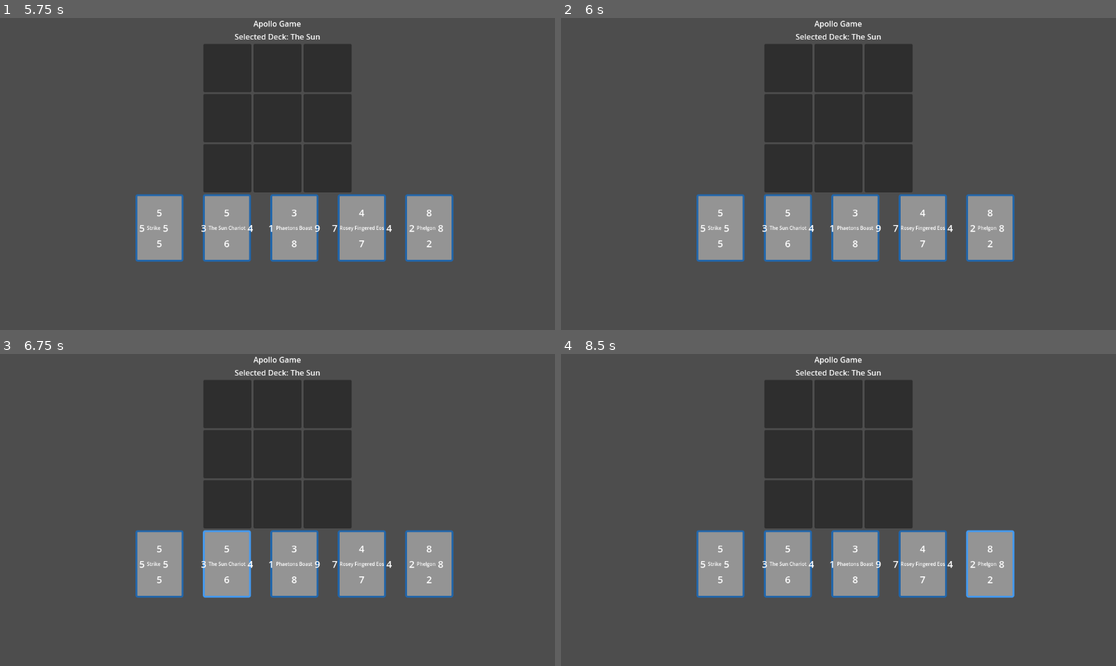
Above: before the commit, frames 1-4 (two rows, left to right).
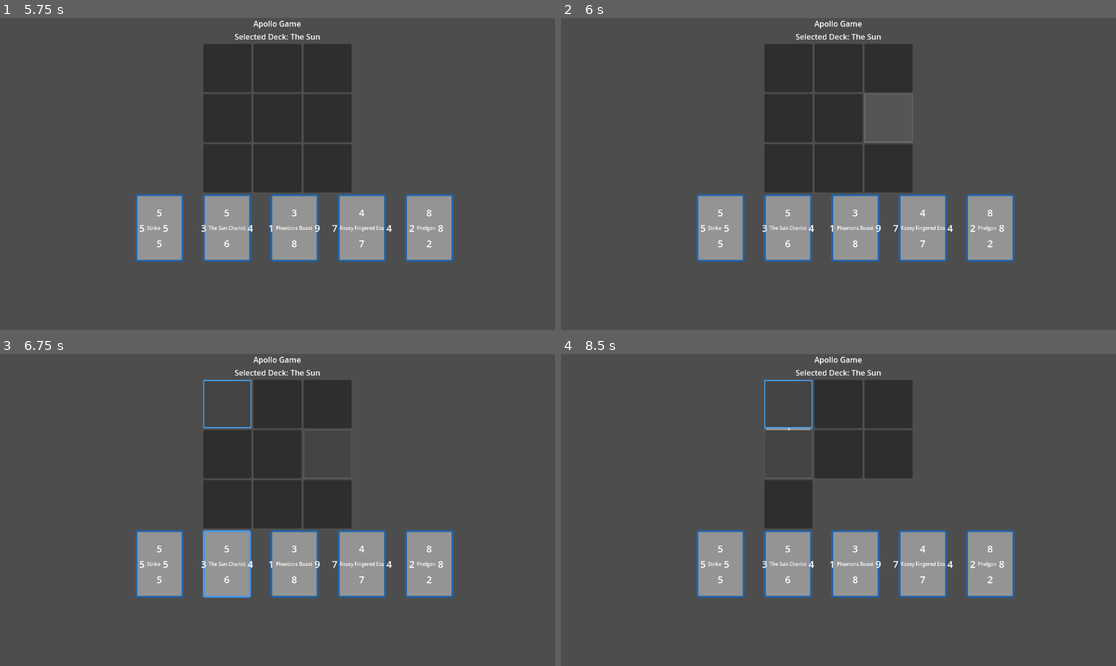
Above: after the commit, the same moments.

Repository: leslieharding/Mnemosyne
Game: Godot game, scene res://Scenes/MainMenu.tscn
The game is run twice, just before and just after one commit, with the same random seed, the same clock (stepped at 60 frames per second) and the same inputs. The project has no main scene, so this scene is started directly.
Inputs (mouse positions are in pixels of both pictures, inside the frame that each line leads up to):
- Up to frame 1 (5.75 s): click "New Game" at 0.5 s; click "New Game" at 1.25 s; click "Apollo" at 2 s; click "The Sun" at 2.75 s; click "Start Game" at 3.5 s; tap Enter (ui_accept) at 4.25, 4.52, 4.82, 5, 5.27, 5.57 s; move the mouse to (399, 158) at 4.27 s; hold Right (ui_right) 4.28-5.03 s; hold A (ui_a, bound only after the commit) 4.28-5.03 s; click (399, 158) at 4.42 s; tap D (ui_d, bound only after the commit) at 4.55, 5.1 s; move the mouse to (166, 189) at 5.02 s; hold Down (ui_down) from 5.03 s (still down); click (166, 189) at 5.17 s; tap S (ui_s, bound only after the commit) at 5.3 s
- Up to frame 2 (6 s): tap Enter (ui_accept) at 5.75 s; move the mouse to (894, 105) at 5.77 s; release Down (ui_down) at 5.78 s; hold Right (ui_right) from 5.78 s (still down); hold S (ui_s, bound only after the commit) from 5.78 s (still down); click (894, 105) at 5.92 s
- Up to frame 3 (6.75 s): tap W (ui_w, bound only after the commit) at 6.05, 6.6 s; tap Enter (ui_accept) at 6.5 s; move the mouse to (249, 572) at 6.52 s; release Right (ui_right) at 6.53 s; release S (ui_s, bound only after the commit) at 6.53 s; hold Up (ui_up) from 6.53 s (still down); click (249, 572) at 6.67 s
- Up to frame 4 (8.5 s): tap Enter (ui_accept) at 6.77, 6.8, 7.07, 7.25, 8.27 s; move the mouse to (1005, 556) at 7.27 s; release Up (ui_up) at 7.28 s; hold Enter (ui_accept) 7.28-8.03 s; hold Left (ui_left) from 7.28 s (still down); click (1005, 556) at 7.42 s; tap A (ui_a, bound only after the commit) at 7.55, 8.1 s; move the mouse to (672, 463) at 8.02 s; click (672, 463) at 8.17 s; tap D (ui_d, bound only after the commit) at 8.3 s

Frame 1 is identical in both runs. In frame 2, 1.3% of the frame differs, in the area x 54-64%, y 24-40%; in frame 3, 0.2%; in frame 4, 3.2%, in the area x 36-82%, y 8-79%.
Error after the commit: Invalid assignment of property or key 'text' with value of type 'String' on a base object of type 'Nil'. (res://Scripts/card_display.gd:41)

Commit message:
x

Diff:
--- a/Scripts/apollo_game.gd
+++ b/Scripts/apollo_game.gd
@@ -6,12 +6,27 @@
 var selected_deck_index: int = -1
 var selected_card_index: int = -1
 
+# Grid navigation variables
+var current_grid_index: int = -1  # Current selected grid position
+var grid_size: int = 3  # 3x3 grid
+var grid_slots: Array = []  # References to grid slot panels
+var grid_occupied: Array = []  # Track which slots have cards
+
+# Selected card visuals
+var selected_grid_style: StyleBoxFlat
+var default_grid_style: StyleBoxFlat
+var hover_grid_style: StyleBoxFlat
+
 # Reference to the card hand
 @onready var hand_container = $VBoxContainer/HBoxContainer
+@onready var board_container = $VBoxContainer/GameGrid
 
 func _ready():
 	# Initialize game board
 	setup_empty_board()
+
+	# Create styles for grid selection
+	create_grid_styles()
 
 	# Get the selected deck from Apollo scene
 	var params = get_scene_params()
@@ -21,6 +36,79 @@
 	else:
 		push_error("No deck was selected!")
 
+	# Set up input handling
+	set_process_input(true)
+
+# Set up input processing for keyboard navigation
+func _input(event):
+	# Only process input if a card is selected
+	if selected_card_index == -1 or current_grid_index == -1:
+		return
+
+	# Arrow key / WASD navigation
+	if event.is_action_pressed("ui_up") or event.is_action_pressed("ui_w"):
+		move_grid_selection(0, -1)
+	elif event.is_action_pressed("ui_down") or event.is_action_pressed("ui_s"):
+		move_grid_selection(0, 1)
+	elif event.is_action_pressed("ui_left") or event.is_action_pressed("ui_a"):
+		move_grid_selection(-1, 0)
+	elif event.is_action_pressed("ui_right") or event.is_action_pressed("ui_d"):
+		move_grid_selection(1, 0)
+
+	# Confirm placement with Enter/Space
+	if event.is_action_pressed("ui_accept"):
+		place_card_on_grid()
+
+# Helper to move grid selection based on direction
+func move_grid_selection(dx: int, dy: int):
+	# Calculate new position
+	var current_x = current_grid_index % grid_size
+	var current_y = current_grid_index / grid_size
+
+	var new_x = clamp(current_x + dx, 0, grid_size - 1)
+	var new_y = clamp(current_y + dy, 0, grid_size - 1)
+
+	var new_index = new_y * grid_size + new_x
+
+	# Check if the new position is different and not already occupied
+	if new_index != current_grid_index and not grid_occupied[new_index]:
+		# Deselect current grid
+		if current_grid_index != -1:
+			grid_slots[current_grid_index].add_theme_stylebox_override("panel", default_grid_style)
+
+		# Select new grid
+		current_grid_index = new_index
+		grid_slots[current_grid_index].add_theme_stylebox_override("panel", selected_grid_style)
+
+# Create the different styles for grid slots
+func create_grid_styles():
+	# Default style (empty slot)
+	default_grid_style = StyleBoxFlat.new()
+	default_grid_style.bg_color = Color("#444444")
+	default_grid_style.border_width_left = 1
+	default_grid_style.border_width_top = 1
+	default_grid_style.border_width_right = 1
+	default_grid_style.border_width_bottom = 1
+	default_grid_style.border_color = Color("#666666")
+
+	# Selected style (currently highlighted slot)
+	selected_grid_style = StyleBoxFlat.new()
+	selected_grid_style.bg_color = Color("#444444")
+	selected_grid_style.border_width_left = 2
+	selected_grid_style.border_width_top = 2
+	selected_grid_style.border_width_right = 2
+	selected_grid_style.border_width_bottom = 2
+	selected_grid_style.border_color = Color("#44AAFF")  # Bright blue highlight
+
+	# Hover style
+	hover_grid_style = StyleBoxFlat.new()
+	hover_grid_style.bg_color = Color("#555555")
+	hover_grid_style.border_width_left = 1
+	hover_grid_style.border_width_top = 1
+	hover_grid_style.border_width_right = 1
+	hover_grid_style.border_width_bottom = 1
+	hover_grid_style.border_color = Color("#888888")
+
 # Helper to get passed parameters from previous scene
 func get_scene_params() -> Dictionary:
 	# Check for parameters passed to this scene
@@ -31,21 +119,34 @@
 # Setup the empty 3x3 board
 func setup_empty_board():
 	# Find the GridContainer for the board
-	var board_container = $VBoxContainer/GameGrid
-
-	# Make sure it's configured as 3x3
-	board_container.columns = 3
+	board_container.columns = grid_size
 
 	# Clear any existing children
 	for child in board_container.get_children():
 		child.queue_free()
 
+	# Clear tracking arrays
+	grid_slots.clear()
+	grid_occupied.clear()
+
 	# Add 9 empty slots
-	for i in range(9):
+	for i in range(grid_size * grid_size):
 		var slot = Panel.new()
 		slot.custom_minimum_size = Vector2(100, 100)
 		slot.name = "Slot" + str(i)
+
+		# Connect mouse signals for hover and click
+		slot.mouse_entered.connect(_on_grid_mouse_entered.bind(i))
+		slot.mouse_exited.connect(_on_grid_mouse_exited.bind(i))
+		slot.gui_input.connect(_on_grid_gui_input.bind(i))
+
+		# Add to board and tracking
 		board_container.add_child(slot)
+		grid_slots.append(slot)
+		grid_occupied.append(false)
+
+		# Apply default style
+		slot.add_theme_stylebox_override("panel", default_grid_style)
 
 # Load player's selected deck
 func load_player_deck(deck_index: int):
@@ -115,3 +216,86 @@
 			card_display.select()
 			selected_card_index = card_index
 			print("Selected card: ", player_deck[card_index].card_name)
+
+			# Initialize grid selection if not already set
+			if current_grid_index == -1:
+				# Find the first unoccupied grid slot
+				for i in range(grid_slots.size()):
+					if not grid_occupied[i]:
+						current_grid_index = i
+						grid_slots[i].add_theme_stylebox_override("panel", selected_grid_style)
+						break
+
+# Grid hover handlers
+func _on_grid_mouse_entered(grid_index):
+	# Only apply hover effect if not selected and not occupied
+	if grid_index != current_grid_index and not grid_occupied[grid_index]:
+		grid_slots[grid_index].add_theme_stylebox_override("panel", hover_grid_style)
+
+func _on_grid_mouse_exited(grid_index):
+	# Restore default style if not the currently selected one
+	if grid_index != current_grid_index and not grid_occupied[grid_index]:
+		grid_slots[grid_index].add_theme_stylebox_override("panel", default_grid_style)
+
+# Grid click handler
+func _on_grid_gui_input(event, grid_index):
+	if event is InputEventMouseButton:
+		if event.button_index == MOUSE_BUTTON_LEFT and event.pressed:
+			# Only select if a card is selected and grid is not occupied
+			if selected_card_index != -1 and not grid_occupied[grid_index]:
+				# Deselect current selection
+				if current_grid_index != -1:
+					grid_slots[current_grid_index].add_theme_stylebox_override("panel", default_grid_style)
+
+				# Select new grid
+				current_grid_index = grid_index
+				grid_slots[grid_index].add_theme_stylebox_override("panel", selected_grid_style)
+
+			# Double-click to place
+			if event.double_click and selected_card_index != -1 and current_grid_index == grid_index:
+				place_card_on_grid()
+
+# Place the selected card on the selected grid
+func place_card_on_grid():
+	if selected_card_index == -1 or current_grid_index == -1:
+		return
+
+	if grid_occupied[current_grid_index]:
+		print("Grid slot is already occupied!")
+		return
+
+	# Mark the grid as occupied
+	grid_occupied[current_grid_index] = true
+
+	# Create a card display for the grid
+	var card_display = preload("res://Scenes/CardDisplay.tscn").instantiate()
+
+	# Remove the current panel
+	grid_slots[current_grid_index].queue_free()
+
+	# Replace with card display
+	card_display.setup(player_deck[selected_card_index])
+	board_container.add_child(card_display)
+	board_container.move_child(card_display, current_grid_index)
+
+	# Update grid slot reference
+	grid_slots[current_grid_index] = card_display
+
+	# Reset selection
+	selected_card_index = -1
+	current_grid_index = -1
+
+	# Find the next available grid slot
+	for i in range(grid_slots.size()):
+		if not grid_occupied[i]:
+			current_grid_index = i
+			grid_slots[i].add_theme_stylebox_override("panel", selected_grid_style)
+			break
+
+	# Deselect card in hand
+	var cards_container = hand_container.get_node("CardsContainer")
+	for child in cards_container.get_children():
+		if child is CardDisplay and child.is_selected:
+			child.deselect()
+
+	print("Card placed on grid at position", current_grid_index)
--- a/project.godot
+++ b/project.godot
@@ -17,6 +17,29 @@
 
 TransitionManagerAutoload="*res://Scripts/transition_manager.gd"
 
+[input]
+
+ui_w={
+"deadzone": 0.2,
+"events": [Object(InputEventKey,"resource_local_to_scene":false,"resource_name":"","device":-1,"window_id":0,"alt_pressed":false,"shift_pressed":false,"ctrl_pressed":false,"meta_pressed":false,"pressed":false,"keycode":0,"physical_keycode":87,"key_label":0,"unicode":119,"location":0,"echo":false,"script":null)
+]
+}
+ui_a={
+"deadzone": 0.2,
+"events": [Object(InputEventKey,"resource_local_to_scene":false,"resource_name":"","device":-1,"window_id":0,"alt_pressed":false,"shift_pressed":false,"ctrl_pressed":false,"meta_pressed":false,"pressed":false,"keycode":0,"physical_keycode":65,"key_label":0,"unicode":97,"location":0,"echo":false,"script":null)
+]
+}
+ui_s={
+"deadzone": 0.2,
+"events": [Object(InputEventKey,"resource_local_to_scene":false,"resource_name":"","device":-1,"window_id":0,"alt_pressed":false,"shift_pressed":false,"ctrl_pressed":false,"meta_pressed":false,"pressed":false,"keycode":0,"physical_keycode":83,"key_label":0,"unicode":115,"location":0,"echo":false,"script":null)
+]
+}
+ui_d={
+"deadzone": 0.2,
+"events": [Object(InputEventKey,"resource_local_to_scene":false,"resource_name":"","device":-1,"window_id":0,"alt_pressed":false,"shift_pressed":false,"ctrl_pressed":false,"meta_pressed":false,"pressed":false,"keycode":0,"physical_keycode":68,"key_label":0,"unicode":100,"location":0,"echo":false,"script":null)
+]
+}
+
 [rendering]
 
 renderer/rendering_method="mobile"
